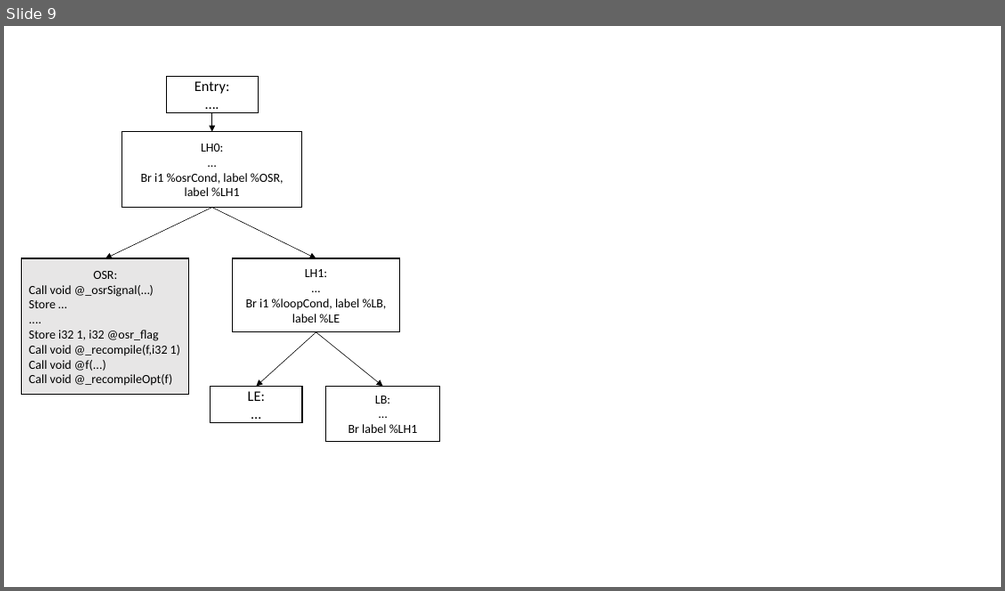
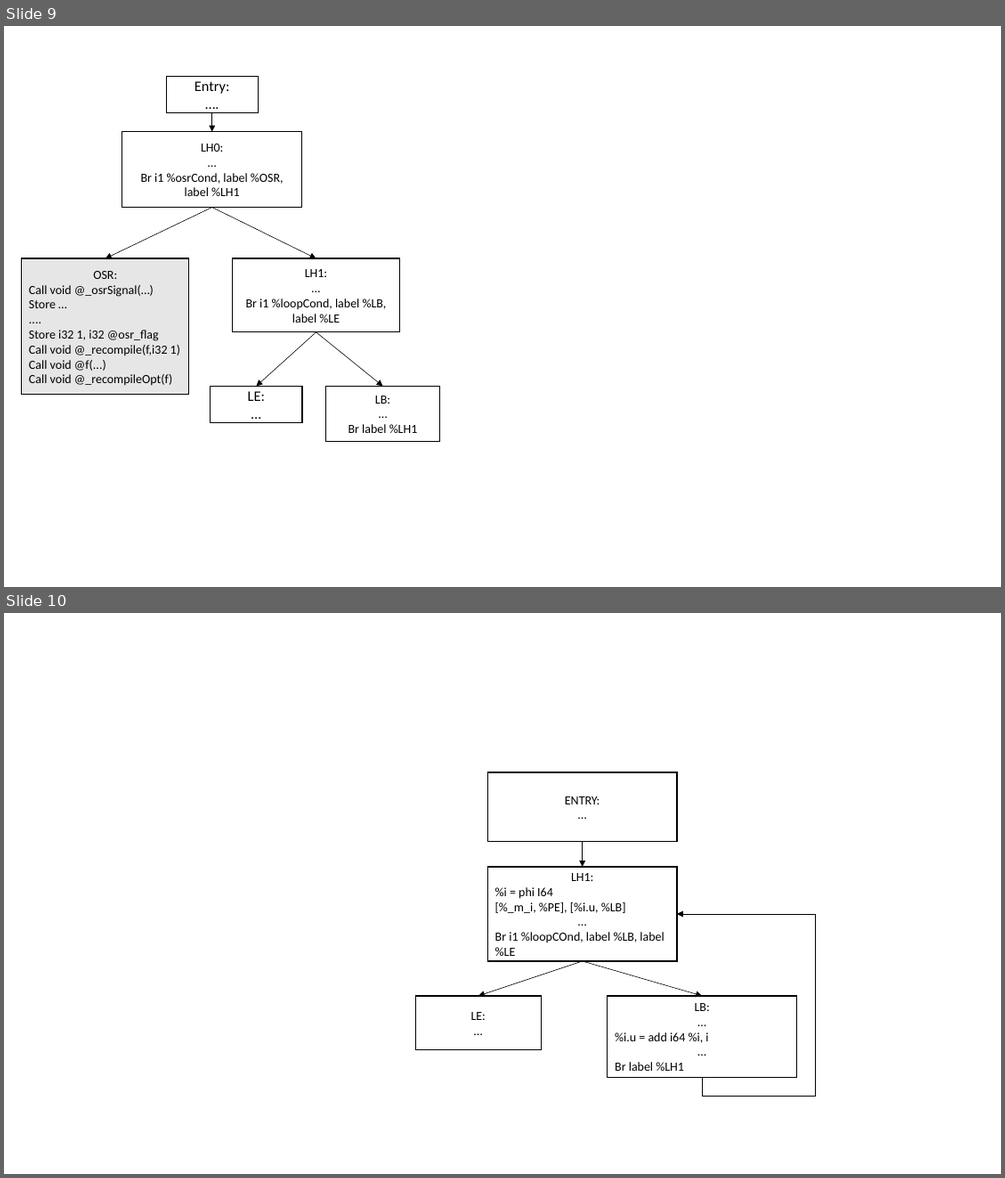
Before and after one commit to aghosn/master-thesis, a slide deck: MasterThesis/Figures/holzle.pptx. Shown one above the other, each under a label of ours: slide 9 before the commit, slides 9 and 10 after it. The pictures are 1005x591 and 1005x1178 pixels, drawn with LibreOffice and Linux fonts; fonts in the diff are those of the drawing. Boxes give left, top, right and bottom in pixels: in the first picture for what was removed or moved away, otherwise in the second. Text is boxed around its words. In the diff, an @@ line names an element or a change of style, - is before the commit and + after.

```diff
--- a/MasterThesis/Figures/holzle.pptx
+++ b/MasterThesis/Figures/holzle.pptx
@@ slide 10 added at (x1=4, y1=613, x2=1001, y2=1174), background #FFFFFF @@
@@ rectangle added at (x1=488, y1=772, x2=677, y2=842), fill #FFFFFF, outline #000000 1 pt, 12 pt, text #000000 @@
+ENTRY:
+…
@@ arrow added from (582, 842) to (582, 867), #000000 0.5 pt @@
@@ rectangle added at (x1=488, y1=867, x2=677, y2=961), fill #FFFFFF, outline #000000 1 pt, 12 pt, text #000000 @@
+LH1:
+%i = phi I64
+[%_m_i, %PE], [%i.u, %LB]
+…
+Br i1 %loopCOnd, label %LB, label %LE
@@ elbow arrow added from (703, 1077) to (677, 914), #000000 0.5 pt @@
@@ arrow added from (582, 961) to (478, 996), #000000 0.5 pt @@
@@ arrow added from (582, 961) to (703, 996), #000000 0.5 pt @@
@@ rectangle added at (x1=416, y1=996, x2=541, y2=1050), fill #FFFFFF, outline #000000 1 pt, 12 pt, text #000000 @@
+LE:
+…
@@ rectangle added at (x1=607, y1=996, x2=797, y2=1078), fill #FFFFFF, outline #000000 1 pt, 12 pt, text #000000 @@
+LB:
+…
+%i.u = add i64 %i, i
+...
+Br label %LH1
```
Also in this commit, not shown: 1 other slide added, 10 other files.
